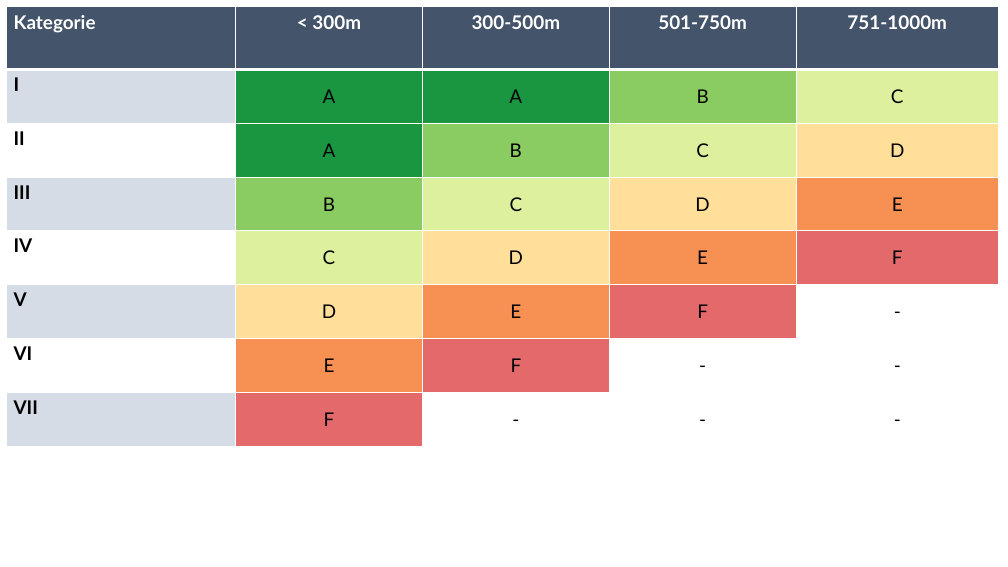
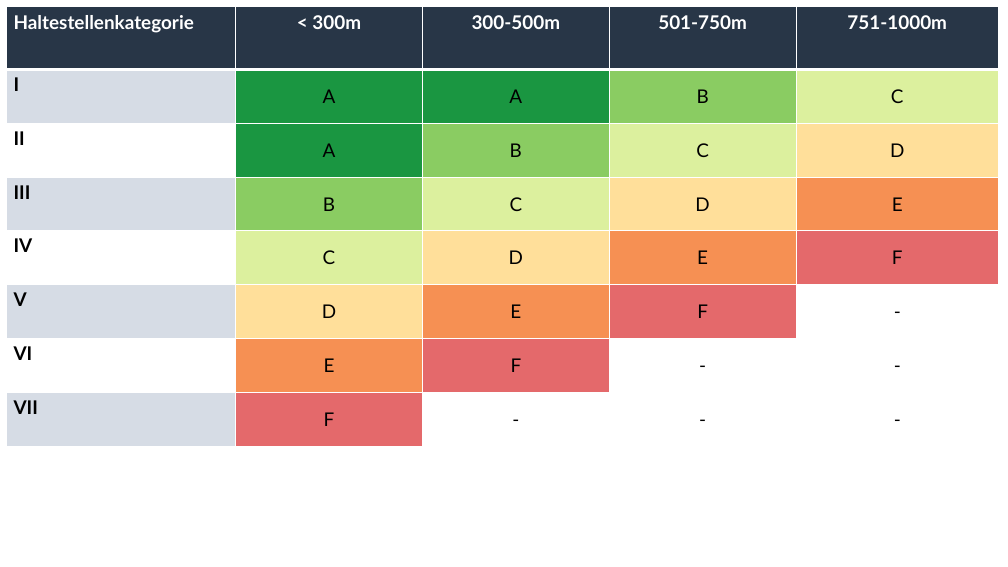
Before and after one commit to goat-community/goat, a slide deck: slide 3 of apps/docs/static/img/toolbox/accessibility_indicators/gueteklassen/ÖV Güteklassen Docs.pptx. Drawn at 1008x567 pixels with LibreOffice and Linux fonts; fonts in the diff are those of the drawing. Boxes give left, top, right and bottom in pixels: in the first picture for what was removed or moved away, otherwise in the second. Text is boxed around its words. In the diff, an @@ line names an element or a change of style, - is before the commit and + after.

```diff
--- a/apps/docs/static/img/toolbox/accessibility_indicators/gueteklassen/ÖV Güteklassen Docs.pptx
+++ b/apps/docs/static/img/toolbox/accessibility_indicators/gueteklassen/ÖV Güteklassen Docs.pptx
@@ table at <box>6,7,999,446</box> @@
-row 1, column 1: Kategorie
+row 1, column 1: Haltestellenkategorie
@@ fill #44546A to #283647 in row 1 @@
```
Also in this commit, not shown: 3 other slides changed, 9 other files.
